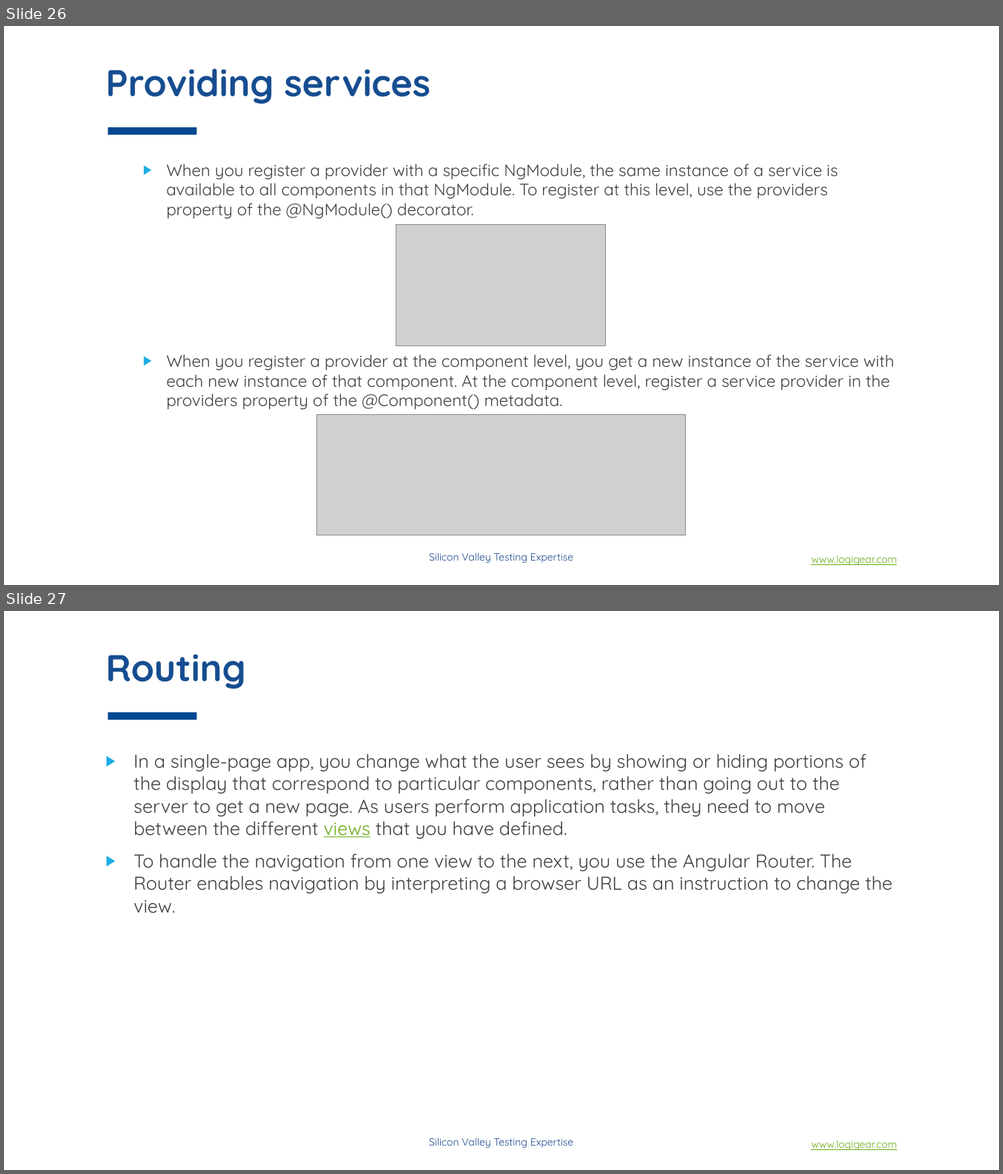
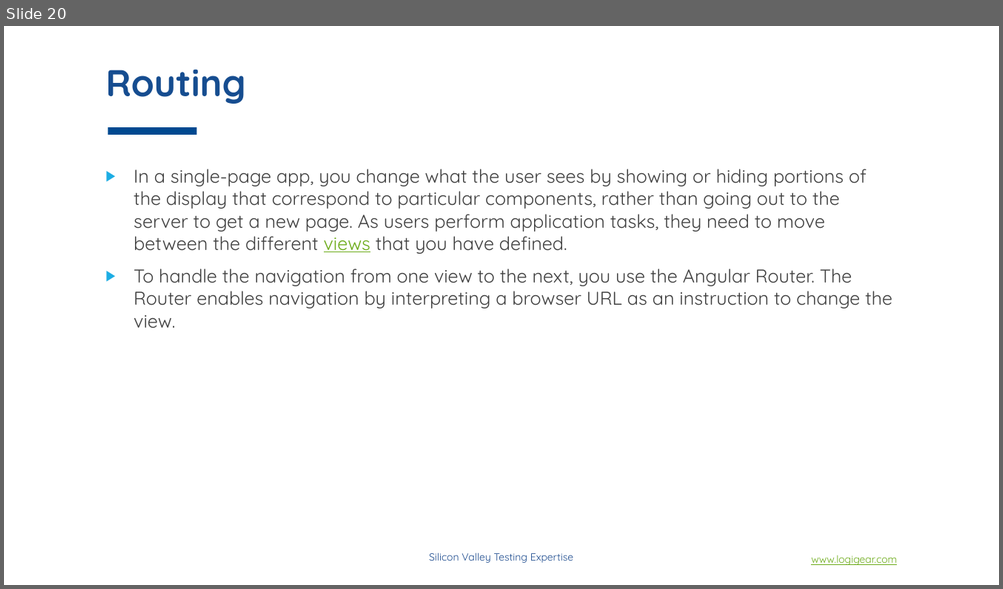
Before and after one commit to phongha1912/spring, a slide deck: doc/material/slides/section_2/Angular concepts.pptx. Shown one above the other, each under a label of ours: slides 26 and 27 before the commit, slide 20 after it. The pictures are 1003x1174 and 1003x589 pixels, drawn with LibreOffice and Linux fonts; fonts in the diff are those of the drawing; grey boxes stand for pictures; background and template pictures are left out. Boxes give left, top, right and bottom in pixels: in the first picture for what was removed or moved away, otherwise in the second. Text is boxed around its words. In the diff, an @@ line names an element or a change of style, - is before the commit and + after.

```diff
--- a/doc/material/slides/section_2/Angular concepts.pptx
+++ b/doc/material/slides/section_2/Angular concepts.pptx
@@ slide 26 removed at (x1=4, y1=26, x2=999, y2=585), background #FFFFFF; not listed: 3 template elements that a slide beside it also shows @@
@@ title removed at (x1=105, y1=68, x2=431, y2=104) @@
-Providing services
@@ text removed at (x1=166, y1=164, x2=894, y2=410) @@
-  ▶ When you register a provider with a specific NgModule, the same instance of a service is available to all components in that NgModule. To register at this level, use the providers property of the @NgModule() decorator.
-  ▶ When you register a provider at the component level, you get a new instance of the service with each new instance of that component. At the component level, register a service provider in the providers property of the @Component() metadata.
@@ picture removed at (x1=395, y1=224, x2=606, y2=346) @@
@@ picture removed at (x1=316, y1=414, x2=686, y2=536) @@
@@ what was slide 27 is now slide 20 @@
```
Also in this commit, not shown: 7 slides changed, 12 slides added, 25 other slides removed.
